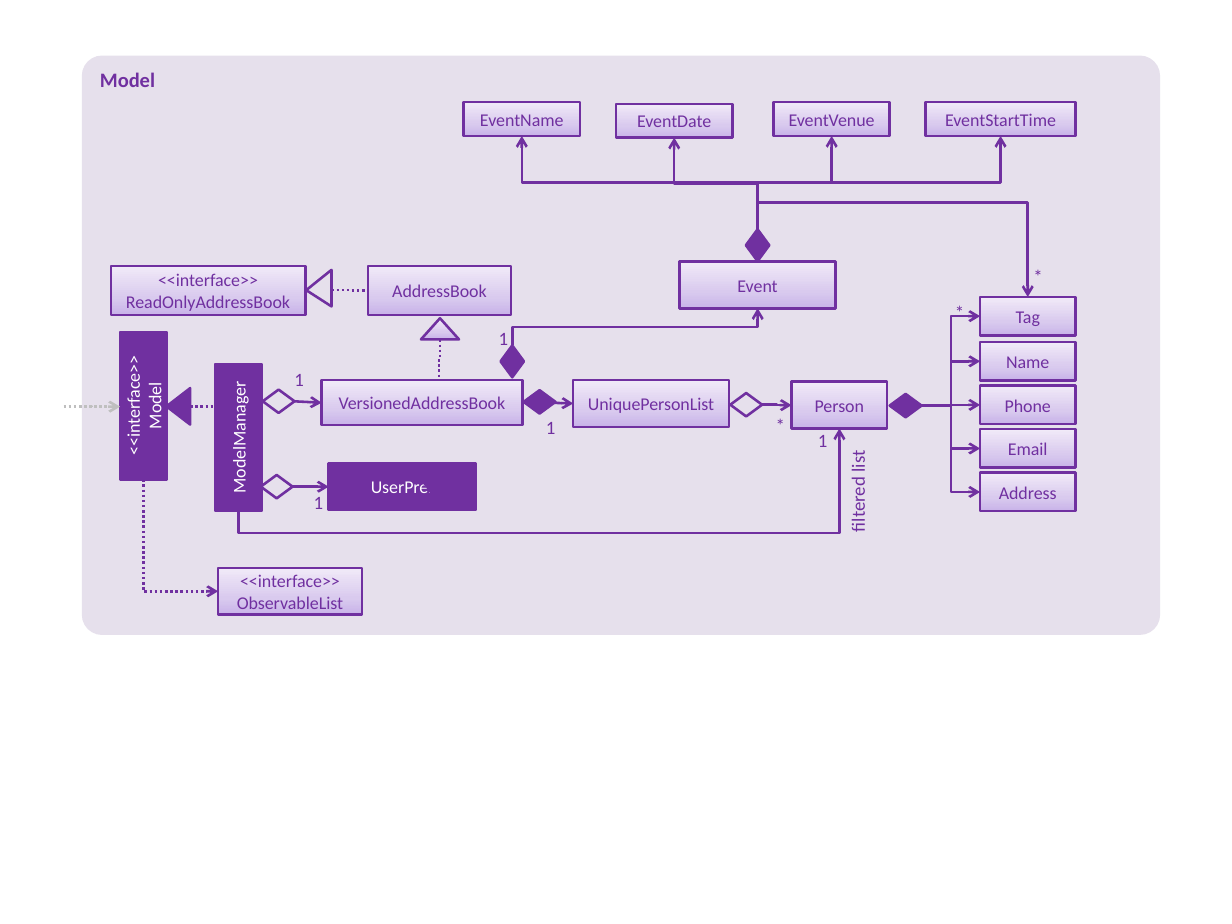
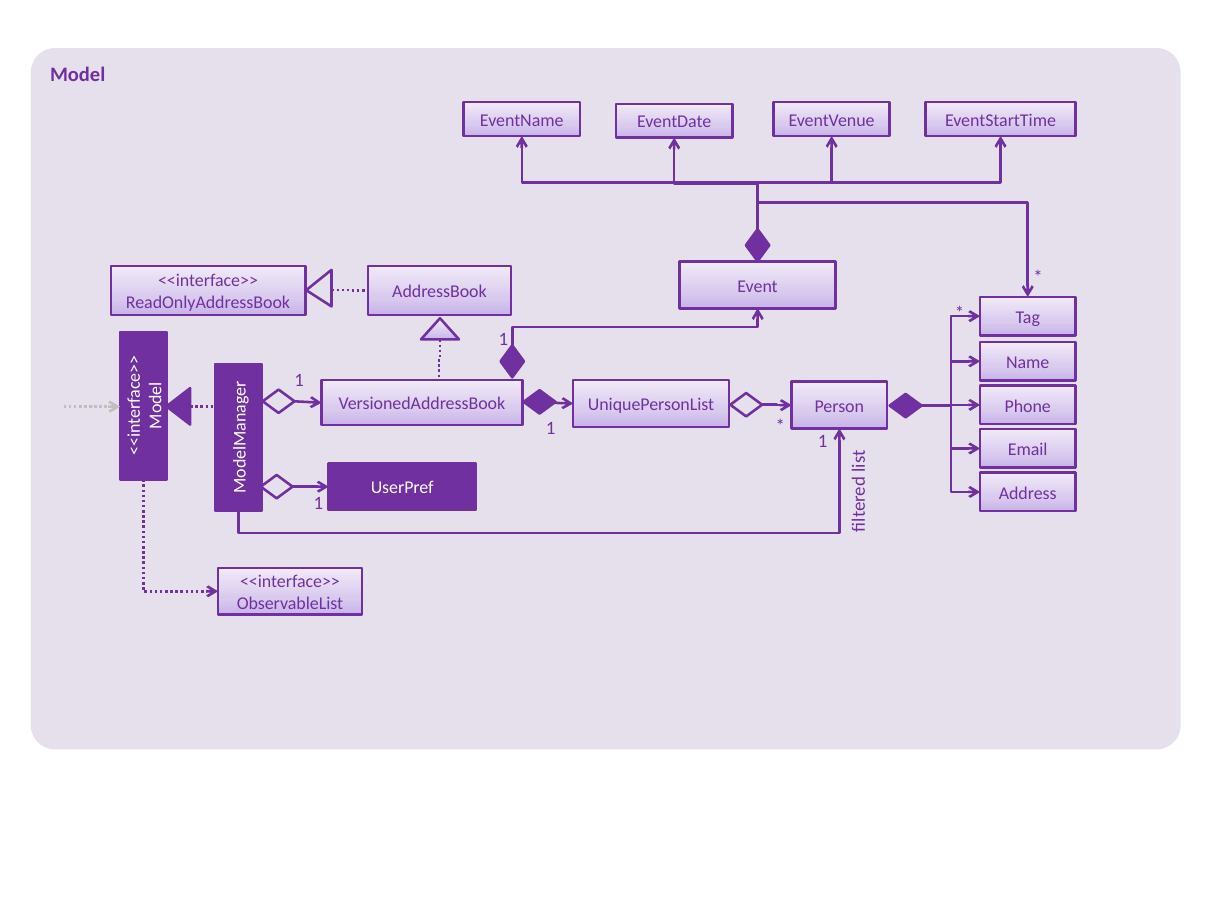
Before and after one commit to wm28/main, a slide deck: slide 1 of docs/diagrams/ModelComponentClassDiagram.pptx. Drawn at 1232x924 pixels with LibreOffice and Linux fonts; fonts in the diff are those of the drawing. Boxes give left, top, right and bottom in pixels: in the first picture for what was removed or moved away, otherwise in the second. Text is boxed around its words. In the diff, an @@ line names an element or a change of style, - is before the commit and + after.

```diff
--- a/docs/diagrams/ModelComponentClassDiagram.pptx
+++ b/docs/diagrams/ModelComponentClassDiagram.pptx
@@ rounded rectangle "Model": place and size @@
-rounded rectangle "Model" at (81, 55, 1159, 634)
+rounded rectangle "Model" at (31, 48, 1180, 749)
@@ diamond: place and size @@
-diamond at (423, 466, 447, 498)
+diamond at (440, 468, 464, 500)
```
Also in this commit, not shown: 3 other files.
